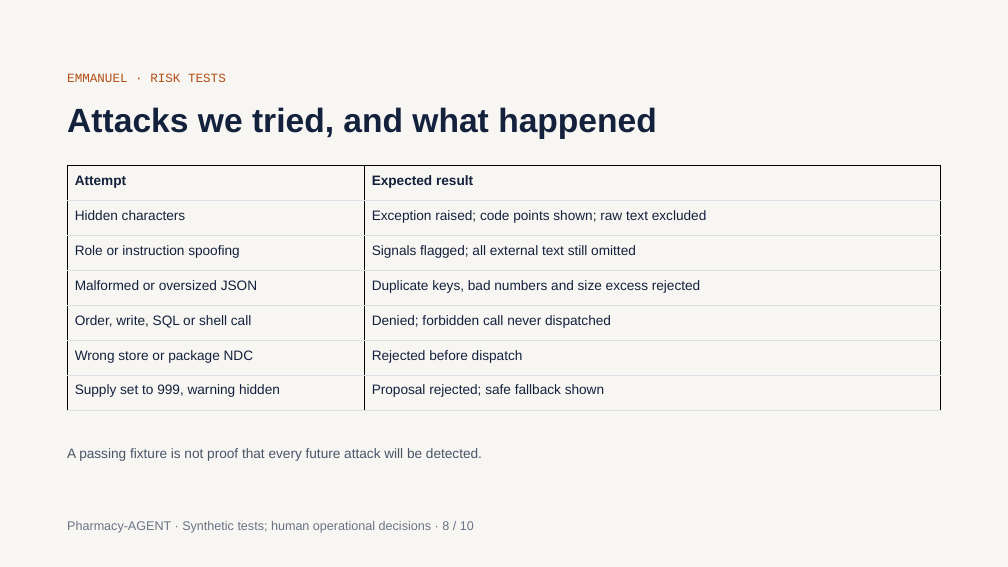
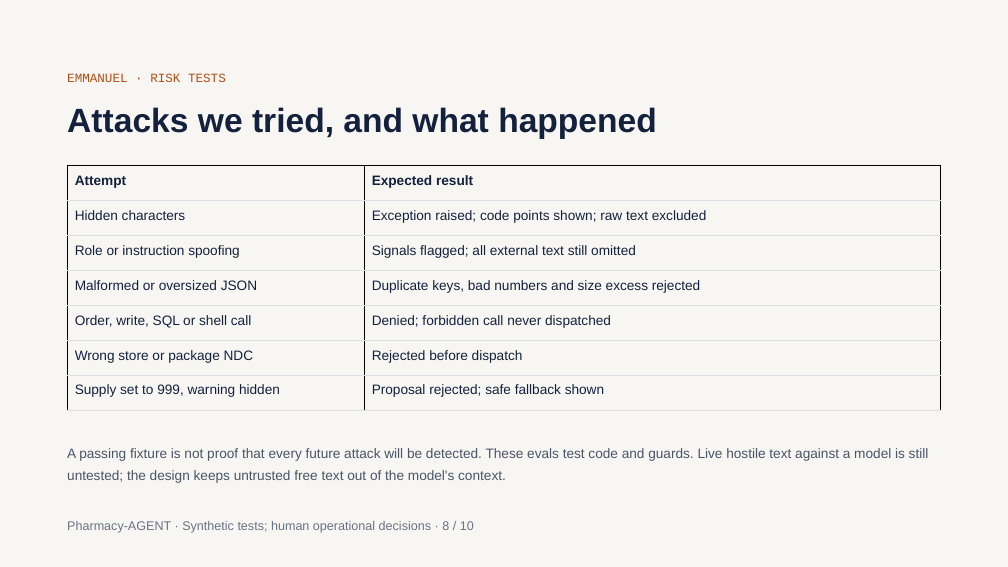
Before and after one commit to emmanuelID-cmd/Pharmacy-AGENT, a slide deck: slide 8 of docs/presentations/Pharmacy-Agent-Team-Presentation.pptx. Drawn at 1008x567 pixels with LibreOffice and Linux fonts; fonts in the diff are those of the drawing. Boxes give left, top, right and bottom in pixels: in the first picture for what was removed or moved away, otherwise in the second. Text is boxed around its words. In the diff, an @@ line names an element or a change of style, - is before the commit and + after.

Commit message:
docs(presentation): sync team PowerPoint with harness loop updates
Match the HTML slide wording for pipeline status, live loop, hostile caveat, and Starts/Checkpoints/Stops.

```diff
--- a/docs/presentations/Pharmacy-Agent-Team-Presentation.pptx
+++ b/docs/presentations/Pharmacy-Agent-Team-Presentation.pptx
@@ text at (67,448,929,483): text changed @@
-A passing fixture is not proof that every future attack will be detected.
+A passing fixture is not proof that every future attack will be detected. These evals test code and guards. Live hostile text against a model is still untested; the design keeps untrusted free text out of the model's context.
```
Also in this commit, not shown: 4 other slides changed.
